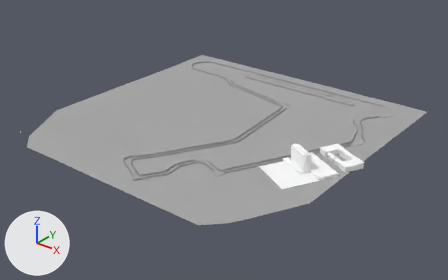
An edit to the Blender file Peters/blender/Peters.blend, drawn before and after from the same camera.
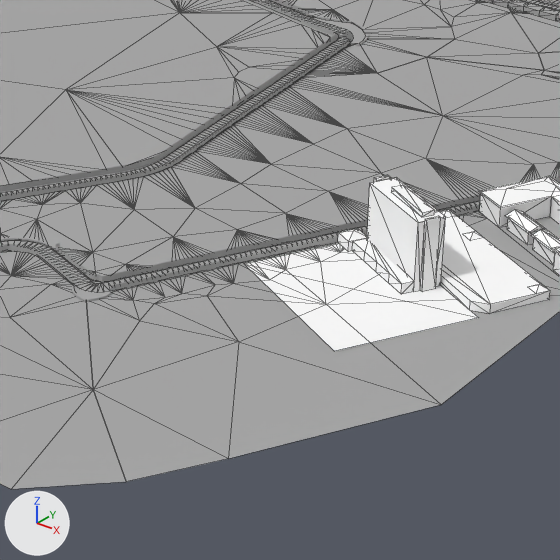
There are two pictures of each version: one whole from a camera (50 mm lens) standing at (1458.0, -894.0, 754.0) and looking at (437.0, 383.0, -37.0), one close up on the part from 44% to 76% of the width and 35% to 87% of the height. The axes (+X, +Y, +Z) are drawn at lower left. The lights are the same throughout. The close-ups show mesh edges as thin lines.

Names of what the first close-up shows: 'B0Rt483', 'Bldg1.001_1', 'Bldg1.003_1', 'DOWNTOWN1', 'DOWNTOWN2', 'DaliMuseum', 'HiltonMain_1', 'INNER_TERRAIN', 'ParkingLot', 'SEA', 'tkMn231'.
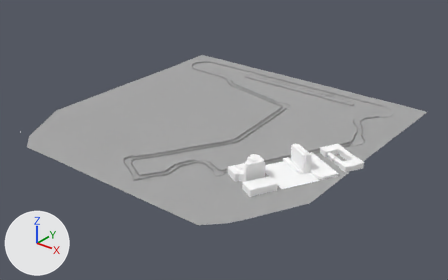
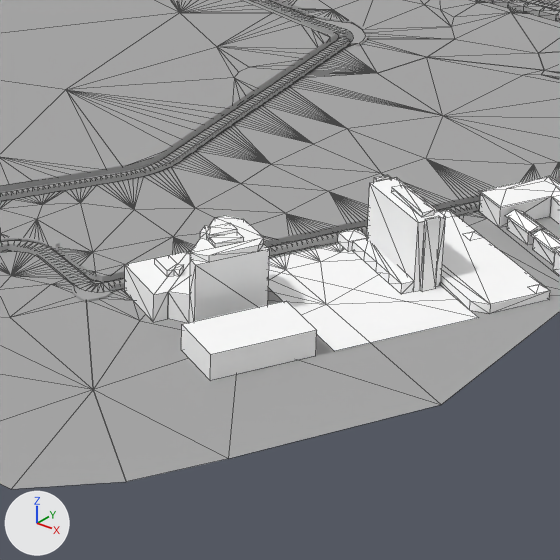
Diff of the bpy script that builds the scene:
```diff
--- a/Peters/blender/Peters.blend.py
+++ b/Peters/blender/Peters.blend.py
@@ mat_defaultwhite_002 @@
+mat_defaultwhite_002 = diffuse_material('DefaultWhite.002')
+mat_defaultwhite_002.base_color = (1.0, 1.0, 1.0)  # white #ffffff
@@ me_nattrust3 @@
+me_nattrust3.from_pydata([(-870.0, 0.0, -1300.0), (-870.0, 0.0, 1450.0), (-2400.0, 0.0, 1450.0), (-2400.0, 0.0, -1300.0), (-870.0, 700.0, -1300.0), (-870.0, 700.0, 1450.0), (-2400.0, 700.0, 1450.0), (-2400.0, 700.0, -1300.0)], [], [(4, 7, 6, 5), (0, 4, 5, 1), (1, 5, 6, 2), (2, 6, 7, 3), (4, 0, 3, 7)])
+me_nattrust3.polygons.foreach_set('use_smooth', [True] * 5)
+me_nattrust3.materials.append(mat_defaultwhite_002)  # its picture is missing
@@ me_nattrust1_001 @@
+me_nattrust1_001.from_pydata(...)  # 24 vertices, 23 faces; spans x 730.0..2400.0, y 0.0..920.0, z -1300.0..430.0
+me_nattrust1_001.polygons.foreach_set('use_smooth', [True] * 23)
+me_nattrust1_001.materials.append(mat_defaultwhite_002)  # its picture is missing
@@ me_nattrust2_001 @@
+me_nattrust2_001.from_pydata(...)  # 48 vertices, 68 faces; spans x 0.0..2080.0, y 0.0..2090.0, z -910.0..1400.0
+me_nattrust2_001.polygons.foreach_set('use_smooth', [True] * 68)
+me_nattrust2_001.materials.append(mat_defaultwhite_002)  # its picture is missing
@@ ob_parking @@
+ob_parking = bpy.data.objects.new('Parking', me_nattrust3)
+ob_parking.location = (687.9, 173.3, 5.4)
+ob_parking.rotation_euler = (1.571, 0.0, 2.665)  # degrees (90, 0, 153)
+ob_parking.scale = (0.0264, 0.0264, 0.0264)
@@ ob_streetfront_1 @@
+ob_streetfront_1 = bpy.data.objects.new('StreetFront_1', me_nattrust1_001)
+ob_streetfront_1.parent = ob_streetfront
+ob_streetfront_1.location = (0.0, 0.0, 0.0)
@@ ob_streetfront @@
+ob_streetfront = bpy.data.objects.new('StreetFront', None)
+ob_streetfront.location = (690.6, 170.7, 5.396)
+ob_streetfront.rotation_euler = (1.571, 0.0, 2.665)  # degrees (90, 0, 153)
+ob_streetfront.scale = (0.0264, 0.0264, 0.0264)
@@ ob_main_1 @@
+ob_main_1 = bpy.data.objects.new('Main_1', me_nattrust2_001)
+ob_main_1.parent = ob_main
+ob_main_1.location = (0.0, 0.0, 0.0)
@@ ob_main @@
+ob_main = bpy.data.objects.new('Main', None)
+ob_main.location = (690.6, 170.7, 5.396)
+ob_main.rotation_euler = (1.571, 0.0, 2.665)  # degrees (90, 0, 153)
+ob_main.scale = (0.0264, 0.0264, 0.0264)
```

Boxes (x1, y1, x2, y2) around the edits, measured in the close-ups (560 x 560 px):
'Main_1', added: after (168, 216, 270, 323)
'Parking', added: after (181, 301, 317, 381)
'StreetFront_1', added: after (125, 251, 190, 322)
